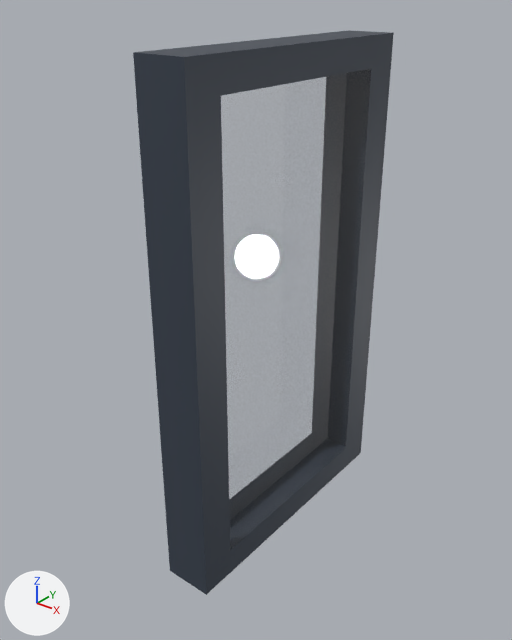
A saved change to the Blender file assets/door.blend.
One viewpoint serves both versions: a 50 mm camera at (3.8, -5.11, 2.96) aimed at (-0.14, -0.17, -0.1). Arrows for +X, +Y and +Z are at lower left; the lights stay in place. The picture after the commit comes second.

The older version as bpy lines, for what is in view:
```python
me_plane_001 = bpy.data.meshes.new('Plane.001')
me_plane_001.from_pydata([(-0.92, 1.12, -2.46), (-0.92, 1.12, 2.47), (0.92, -1.11, -2.48), (0.92, -1.11, 2.47), (-0.68, 0.83, -2.17), (-0.68, 0.83, 2.17), (0.69, -0.83, 2.17), (0.69, -0.83, -2.18)], [], [(7, 4, 5, 6), (5, 4, 0, 1), (7, 6, 3, 2), (6, 5, 1, 3), (4, 7, 2, 0)])
for i in [0]: me_plane_001.polygons[i].material_index = 1
me_plane_001.materials.append(mat_bluewood)  # dark blue #37404d
me_plane_001.materials.append(mat_glasswall)  # white #ffffff
ob_walls_col_001 = bpy.data.objects.new('Walls-col.001', me_plane_001)
ob_walls_col_001.location = (0.0, 0.0, 0.0)
ob_walls_col_001.rotation_euler = (0.0, 0.0, -0.689)  # degrees (0, 0, -39)
_m = ob_walls_col_001.modifiers.new('Solidify', 'SOLIDIFY')
_m.solidify_mode = 'NON_MANIFOLD'
_m.thickness = 0.5
_m.offset = 0.0
_m.nonmanifold_thickness_mode = 'EVEN'
```
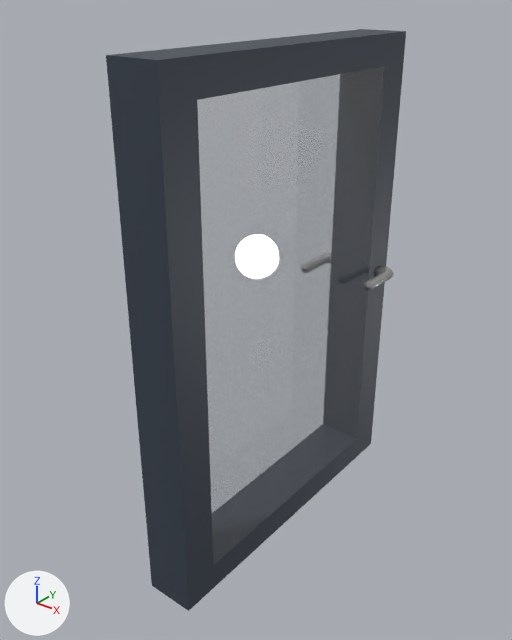
Location of each change, [x1, y1, x2, y2] in pixels of the pictures (512 x 640 px):
'Walls-col.001', reshaped, modifiers changed (15% wider)
    before: [133, 30, 394, 595]
    after: [106, 29, 406, 611]
'Cylinder', added
    after: [363, 265, 394, 291]

The change, as a list of edits to the scene's bpy script:
```text
Add mat_darkhåndtak:
    mat_darkhåndtak = principled_material('DarkHåndtak')
    mat_darkhåndtak.base_color = (0.489, 0.489, 0.489)  # grey #bababa
    mat_darkhåndtak.metallic = 0.5
    mat_darkhåndtak.roughness = 0.2
Change me_plane_001:
    used by ob_walls_col_001; location = (0.0, 0.0, 0.0); rotation_euler = (0.0, 0.0, -0.689), in degrees (0, 0, -39)
    remove me_plane_001.from_pydata(...)  # 8 vertices, 5 faces; spans x -0.92..0.92, y -1.11..1.12, z -2.48..2.47
    add me_plane_001.from_pydata(...)  # 16 vertices, 18 faces; spans x -1.28..1.27, y -1.47..1.47, z -2.48..2.47
    me_plane_001 part 1: the whole mesh is rebuilt
Add me_cylinder:
    me_cylinder.from_pydata(...)  # 32 vertices, 26 faces; spans x -2.38..2.2, y -1.0..1.0, z -0.93..1.57
    me_cylinder.polygons.foreach_set('use_smooth', [True] * 26)
    me_cylinder.materials.append(mat_darkhåndtak)  # grey #bababa
Change ob_walls_col_001:
    remove _m = ob_walls_col_001.modifiers.new('Solidify', 'SOLIDIFY')
    remove _m.solidify_mode = 'NON_MANIFOLD'
    remove _m.thickness = 0.5
    remove _m.offset = 0.0
    remove _m.nonmanifold_thickness_mode = 'EVEN'
Add ob_cylinder:
    ob_cylinder = bpy.data.objects.new('Cylinder', me_cylinder)
    ob_cylinder.location = (0.34, 1.36, 0.01)
    ob_cylinder.rotation_euler = (-1.571, 0.0, 0.0)  # degrees (-90, 0, 0)
    ob_cylinder.scale = (0.0551, 0.0551, -0.219)
```
